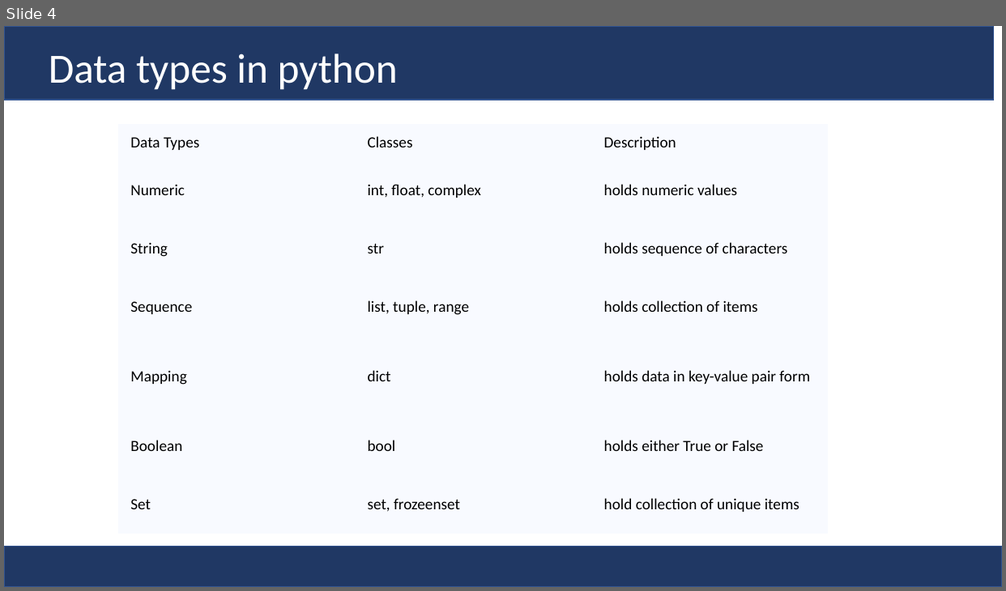
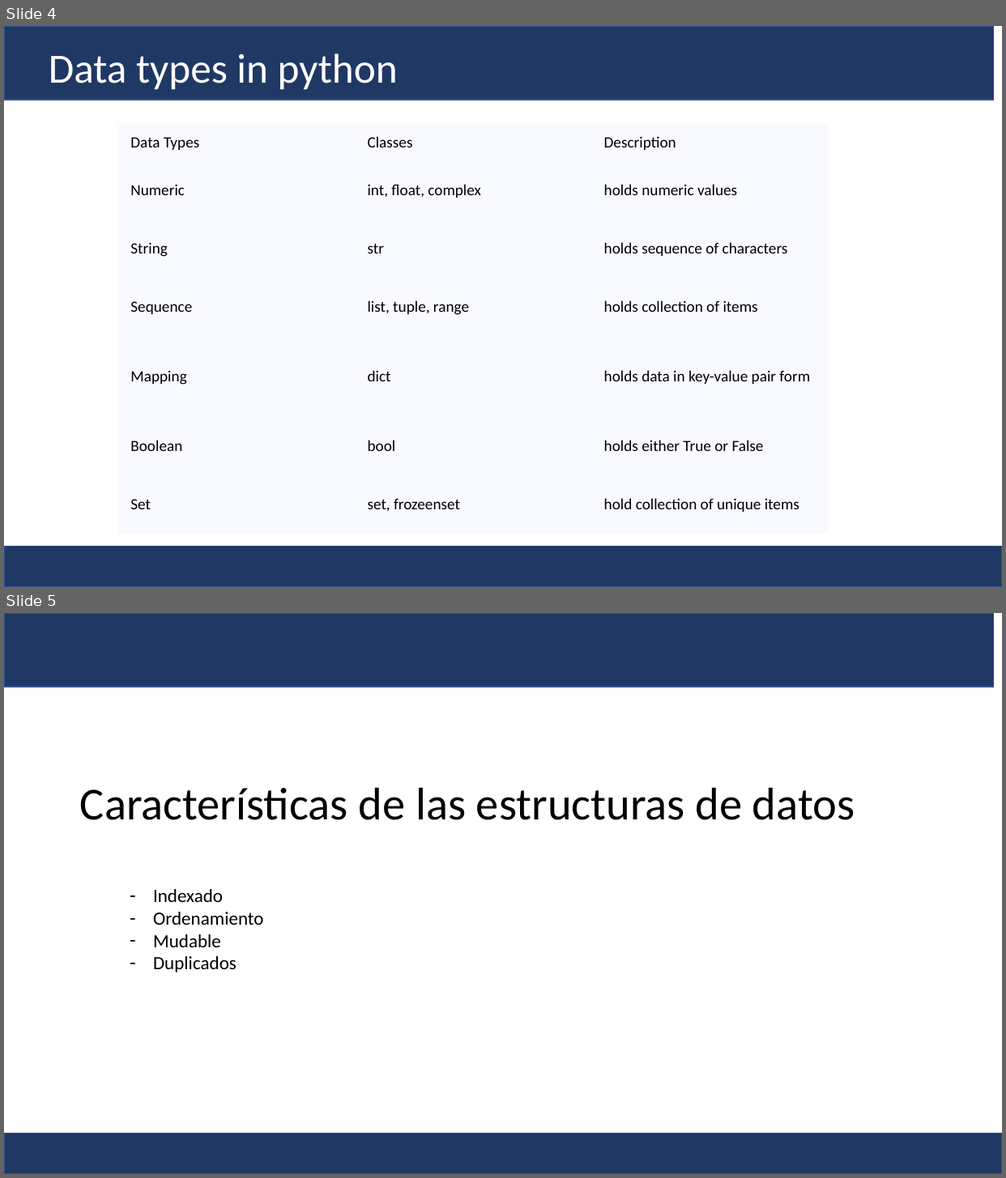
Before and after one commit to Fernando-JAL/Neurociencias-2025-1, a slide deck: 02 Presentaciones/02 Tipos de datos.pptx. Shown one above the other, each under a label of ours: slide 4 before the commit, slides 4 and 5 after it. The pictures are 1006x591 and 1006x1178 pixels, drawn with LibreOffice and Linux fonts; fonts in the diff are those of the drawing. Boxes give left, top, right and bottom in pixels: in the first picture for what was removed or moved away, otherwise in the second. Text is boxed around its words. In the diff, an @@ line names an element or a change of style, - is before the commit and + after.

```diff
--- a/02 Presentaciones/02 Tipos de datos.pptx
+++ b/02 Presentaciones/02 Tipos de datos.pptx
@@ slide 5 added at [4,613,1002,1174], background #FFFFFF; not listed: 2 template elements that a slide beside it also shows @@
@@ title added at [80,787,854,820], 44 pt, text #000000 @@
+Características de las estructuras de datos
@@ text added at [153,889,264,973], 18 pt, text #000000 @@
+– Indexado
+– Ordenamiento
+– Mudable
+– Duplicados
```
Also in this commit, not shown: 1 slide removed.
